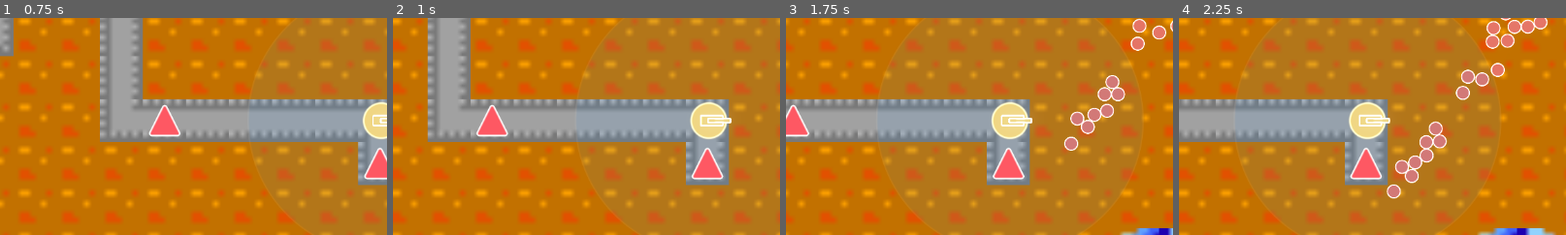
Above: before the commit, frames 1-4 (left to right).
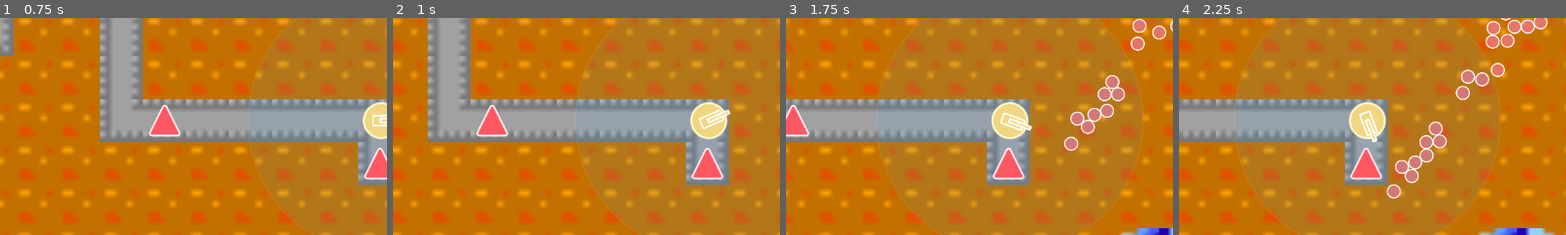
Above: after the commit, the same moments.

Repository: EEEEEEEEthan/BotDefence
Game: Godot game, scene res://Game.tscn
Same seed, same stepped clock (60 frames per second), same inputs: the game is played once before the commit and once after it.
Inputs (mouse positions are % of the whole screen's width and height, from its top left):
- Up to frame 1 (0.75 s): tap Enter at 0.5 s; move the mouse to (72, 45) at 0.52 s; hold D from 0.53 s (still down); hold Ctrl from 0.53 s (still down); click (72, 45) at 0.67 s
- Up to frame 2 (1 s): keep holding D; keep holding Ctrl
- Up to frame 3 (1.75 s): release D at 1.25 s; release Ctrl at 1.25 s; drag from (30, 55) to (45, 70) at 1.27 s
- Up to frame 4 (2.25 s): move the mouse to (60, 28) at 2.02 s; hold D from 2.03 s (still down); hold Ctrl from 2.03 s (still down)
The pictures show only the part of the screen within x 16-66%, y 21-71%; the shares and areas given below are measured in that part.

Frame 1 is identical in both runs. In frame 2, 0.4% of the frame differs, in the area x 78-88%, y 41-52%; in frame 3, 0.4%; in frame 4, 0.5%, in the area x 46-55%, y 42-58%.

Commit message:
Implement monster targeting logic in Tower script
- Added goal_position variable to define a target point for monster prioritization.
- Introduced _physics_process method to rotate the tower towards the highest priority monster.
- Created _find_highest_priority_monster method to identify the closest monster to the goal position using shape intersection.
- Enhanced detection logic for improved gameplay dynamics.

Diff:
--- a/Tower/Tower.gd
+++ b/Tower/Tower.gd
@@ -9,12 +9,53 @@
 		detection_radius = max(value, 0.0)
 		if is_node_ready():
 			_refresh_range_visual()
+## 终点位置：怪物越靠近该点，优先级越高
+@export var goal_position: Vector2 = Vector2(565, 679)
 
 
 func _ready() -> void:
 	_refresh_range_visual()
 
 
+func _physics_process(delta: float) -> void:
+	if Engine.is_editor_hint():
+		return
+	var target_monster: Node2D = _find_highest_priority_monster()
+	if target_monster == null:
+		return
+	var look_direction: Vector2 = target_monster.global_position - global_position
+	if look_direction.length_squared() <= 0.0001:
+		return
+	rotation = look_direction.angle()
+
+
+func _find_highest_priority_monster() -> Node2D:
+	var direct_space_state: PhysicsDirectSpaceState2D = get_world_2d().direct_space_state
+	var range_shape: CircleShape2D = CircleShape2D.new()
+	range_shape.radius = detection_radius
+
+	var shape_query: PhysicsShapeQueryParameters2D = PhysicsShapeQueryParameters2D.new()
+	shape_query.shape = range_shape
+	shape_query.transform = Transform2D(0.0, global_position)
+	shape_query.collision_mask = 1 << 1
+	shape_query.collide_with_areas = false
+	shape_query.collide_with_bodies = true
+
+	var query_results: Array = direct_space_state.intersect_shape(shape_query, 64)
+	var selected_monster: Node2D = null
+	var best_goal_distance: float = INF
+	for query_result in query_results:
+		var collider: Object = query_result["collider"]
+		if not collider is Node2D:
+			continue
+		var monster: Node2D = collider
+		var goal_distance: float = monster.global_position.distance_to(goal_position)
+		if goal_distance < best_goal_distance:
+			best_goal_distance = goal_distance
+			selected_monster = monster
+	return selected_monster
+
+
 func _refresh_range_visual() -> void:
 	## `Range` 使用 Circle 资源，直径与 scale 对应，因此使用半径 * 2
 	var range_diameter: float = detection_radius * 2.0
